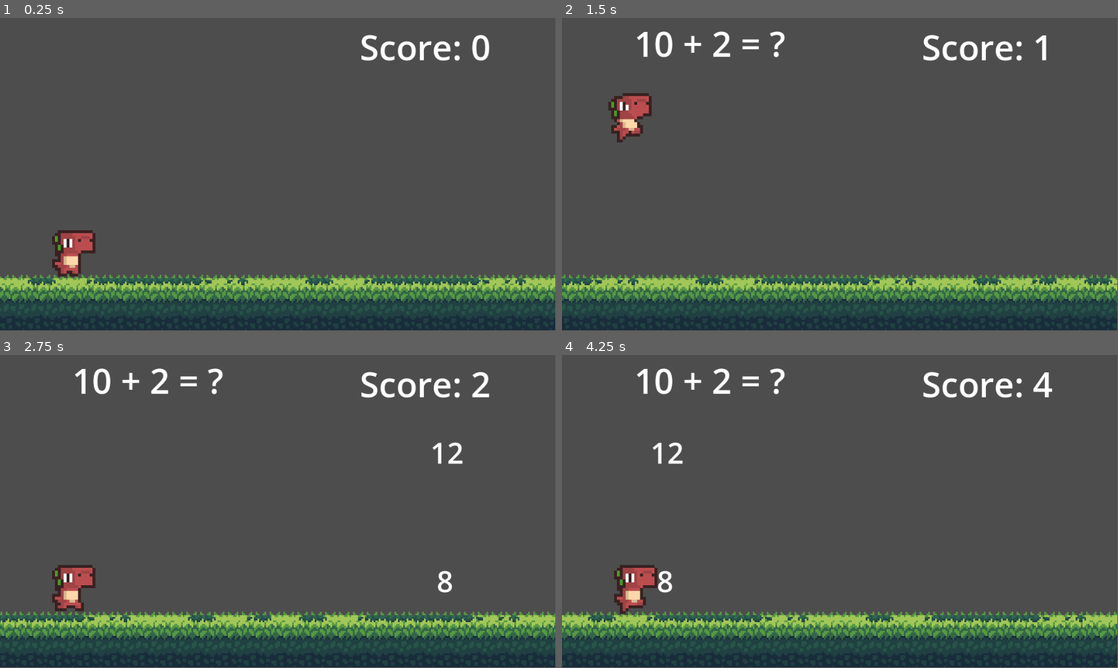
Above: before the commit, frames 1-4 (two rows, left to right).
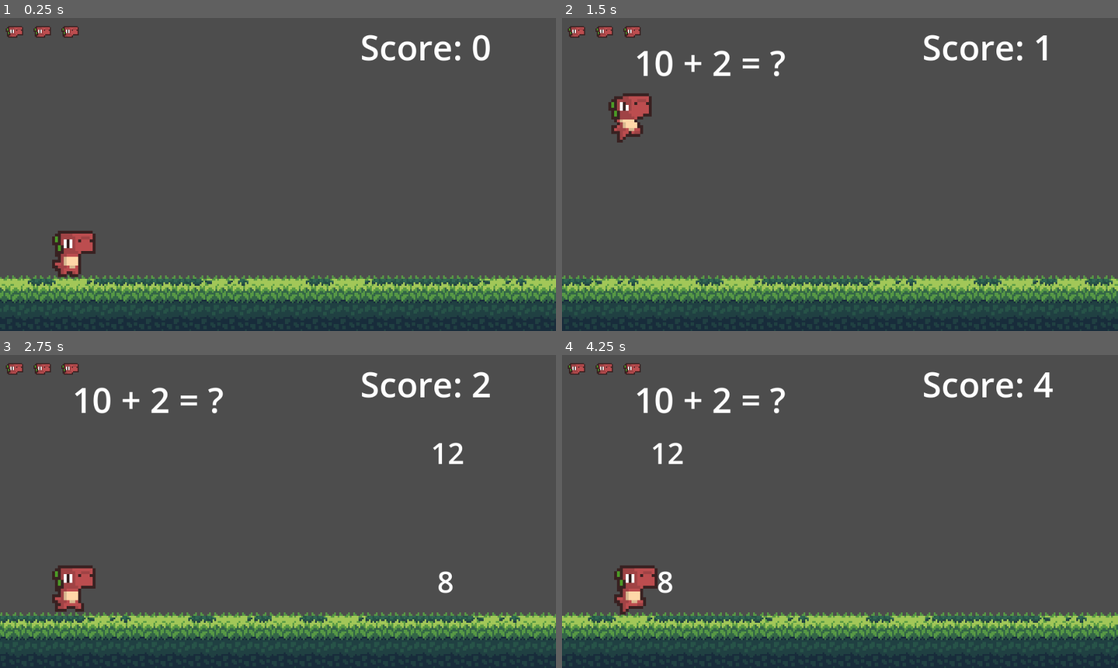
Above: after the commit, the same moments.

Repository: jacobfredsoee/mathrunner
Game: Godot game, scene res://scenes/main.tscn
Two runs of this game, one before a commit and one after it. Both use one fixed random seed, a clock stepped at 60 frames per second and the inputs below.
Inputs:
- Up to frame 1 (0.25 s): no input
- Up to frame 2 (1.5 s): tap Enter (ui_accept) at 0.5, 0.77 s
- Up to frame 3 (2.75 s): tap Enter (ui_accept) at 1.52 s
- Up to frame 4 (4.25 s): tap Enter (ui_accept) at 3.02, 3.77 s
In our replay, the window is 799x449 before the commit and 800x450 after it. These sizes can differ from the game's own. Grey fills any space a smaller window leaves; there, only what the larger window draws over its background counts as a difference.

The runs differ from the first frame. In frame 1, 3.2% of the frame differs, in the area x 0-100%, y 0-95%; in frame 2, 4.1%; in frame 3, 4.2%; in frame 4, 4.3%, in the area x 0-100%, y 0-94%.

Commit message:
Healthbar

Diff:
--- a/project.godot
+++ b/project.godot
@@ -13,12 +13,12 @@
 config/name="MathRunner"
 run/main_scene="res://scenes/main.tscn"
 config/features=PackedStringArray("4.3", "GL Compatibility")
-config/icon="res://icon.svg"
 
 [display]
 
 window/size/viewport_width=960
 window/size/viewport_height=540
+window/stretch/mode="viewport"
 window/stretch/scale_mode="integer"
 
 [rendering]
--- /dev/null
+++ b/scenes/healthbar.tscn
@@ -0,0 +1,6 @@
+[gd_scene load_steps=2 format=3 uid="uid://c07fyy1eyw2vr"]
+
+[ext_resource type="Script" path="res://scripts/healthbar.gd" id="1_tmg8s"]
+
+[node name="Healthbar" type="Node"]
+script = ExtResource("1_tmg8s")
--- a/scenes/hud.gd
+++ /dev/null
@@ -1,7 +0,0 @@
-extends CanvasLayer
-
-func set_formular(formular: String):
-	$Formular.text = formular
-
-func set_score(score: int):
-	$Score.text = str("Score: ", score)
--- a/scenes/hud.tscn
+++ b/scenes/hud.tscn
@@ -1,7 +1,7 @@
 [gd_scene load_steps=3 format=3 uid="uid://wyouvx8xxjb2"]
 
-[ext_resource type="Script" path="res://scenes/hud.gd" id="1_6orqn"]
-[ext_resource type="Texture2D" uid="uid://cnv0p840b8wqu" path="res://assets/images/life.png" id="2_raljj"]
+[ext_resource type="Script" path="res://scripts/hud.gd" id="1_6orqn"]
+[ext_resource type="PackedScene" uid="uid://c07fyy1eyw2vr" path="res://scenes/healthbar.tscn" id="2_m2yp0"]
 
 [node name="HUD" type="CanvasLayer"]
 script = ExtResource("1_6orqn")
@@ -14,23 +14,28 @@
 theme_override_font_sizes/font_size = 60
 text = "Score: 0"
 
-[node name="ThreeLife" type="Sprite2D" parent="."]
-visible = false
-texture = ExtResource("2_raljj")
-centered = false
-region_enabled = true
-region_rect = Rect2(144, 0, 72, 24)
+[node name="Healthbar" parent="." instance=ExtResource("2_m2yp0")]
 
-[node name="TwoLife" type="Sprite2D" parent="."]
-visible = false
-texture = ExtResource("2_raljj")
-centered = false
-region_enabled = true
-region_rect = Rect2(72, 0, 72, 24)
+[node name="GameOverScreen" type="Control" parent="."]
+layout_mode = 3
+anchors_preset = 0
+offset_right = 960.0
+offset_bottom = 540.0
 
-[node name="OneLife" type="Sprite2D" parent="."]
-visible = false
-texture = ExtResource("2_raljj")
-centered = false
-region_enabled = true
-region_rect = Rect2(0, 0, 72, 24)
+[node name="Overlay" type="ColorRect" parent="GameOverScreen"]
+layout_mode = 0
+offset_right = 960.0
+offset_bottom = 540.0
+color = Color(0, 0, 0, 0.156863)
+
+[node name="GameOverLabel" type="Label" parent="GameOverScreen"]
+layout_mode = 1
+anchors_preset = 15
+anchor_right = 1.0
+anchor_bottom = 1.0
+grow_horizontal = 2
+grow_vertical = 2
+theme_override_font_sizes/font_size = 80
+text = "Game Over!"
+horizontal_alignment = 1
+vertical_alignment = 1
--- /dev/null
+++ b/scenes/life.tscn
@@ -0,0 +1,21 @@
+[gd_scene load_steps=3 format=3 uid="uid://bliaqtqbk8g4g"]
+
+[ext_resource type="Script" path="res://scripts/life.gd" id="1_e51jr"]
+[ext_resource type="Texture2D" uid="uid://cnv0p840b8wqu" path="res://assets/images/life.png" id="2_ssrab"]
+
+[node name="Life" type="Control"]
+layout_mode = 3
+anchors_preset = 0
+script = ExtResource("1_e51jr")
+
+[node name="Full" type="Sprite2D" parent="."]
+texture = ExtResource("2_ssrab")
+centered = false
+region_enabled = true
+region_rect = Rect2(0, 0, 24, 24)
+
+[node name="Used" type="Sprite2D" parent="."]
+texture = ExtResource("2_ssrab")
+centered = false
+region_enabled = true
+region_rect = Rect2(24, 0, 24, 24)
--- a/scenes/main.tscn
+++ b/scenes/main.tscn
@@ -1,6 +1,6 @@
 [gd_scene load_steps=7 format=3 uid="uid://bxyejr3tg6v2o"]
 
-[ext_resource type="Script" path="res://scenes/main.gd" id="1_cuv8j"]
+[ext_resource type="Script" path="res://scripts/main.gd" id="1_cuv8j"]
 [ext_resource type="PackedScene" uid="uid://dfd412rmboi3n" path="res://scenes/ground.tscn" id="1_hghlg"]
 [ext_resource type="PackedScene" uid="uid://de46ou468sl6h" path="res://scenes/player.tscn" id="2_wwfxu"]
 [ext_resource type="PackedScene" uid="uid://wyouvx8xxjb2" path="res://scenes/hud.tscn" id="4_rrf1u"]
--- a/scenes/player.tscn
+++ b/scenes/player.tscn
@@ -1,6 +1,6 @@
 [gd_scene load_steps=17 format=3 uid="uid://de46ou468sl6h"]
 
-[ext_resource type="Script" path="res://scenes/player.gd" id="1_gbc0b"]
+[ext_resource type="Script" path="res://scripts/player.gd" id="1_gbc0b"]
 [ext_resource type="Texture2D" uid="uid://sdxgc5i8ykx7" path="res://assets/images/mort.png" id="1_hgl8b"]
 [ext_resource type="AudioStream" uid="uid://bjy4jwl6bp23w" path="res://assets/sounds/jump.wav" id="2_dik04"]
 
--- a/scenes/problem.tscn
+++ b/scenes/problem.tscn
@@ -1,6 +1,6 @@
 [gd_scene load_steps=3 format=3 uid="uid://kkegnotge2qq"]
 
-[ext_resource type="Script" path="res://scenes/problem.gd" id="1_ljihx"]
+[ext_resource type="Script" path="res://scripts/problem.gd" id="1_ljihx"]
 
 [sub_resource type="RectangleShape2D" id="RectangleShape2D_0s8tw"]
 size = Vector2(55, 128)
@@ -46,10 +46,10 @@
 horizontal_alignment = 1
 
 [node name="Formular" type="Label" parent="."]
-offset_left = 56.0
-offset_top = 2.0
-offset_right = 283.0
-offset_bottom = 85.0
+offset_left = 57.0
+offset_top = 35.0
+offset_right = 284.0
+offset_bottom = 118.0
 theme_override_font_sizes/font_size = 60
 text = "7 + 7 = ?"
 horizontal_alignment = 1
--- /dev/null
+++ b/scripts/healthbar.gd
@@ -0,0 +1,31 @@
+extends Node
+
+const LIFE_SIZE = Vector2(24, 24)
+var life_scene = preload("res://scenes/life.tscn")
+
+var life_count = 0
+
+func initialize_lives(n_life: int):
+	life_count = n_life
+
+	# Scale factor (e.g., 2x)
+	var scale_factor = Vector2(2, 2)
+
+	# Create and position the life instances
+	for i in range(life_count):
+		var life = life_scene.instantiate()
+		life.scale = scale_factor
+		life.position = Vector2(i * LIFE_SIZE.x * scale_factor.x, 0)
+		add_child(life)
+
+func loose_life():
+	life_count -= 1
+
+	# Loop through all life instances
+	for i in get_child_count():
+		var life = get_child(i)
+		# Set life as used if its index is >= current life count
+		if i >= life_count:
+			life.show_used_life()
+		else:
+			life.show_full_life()
--- /dev/null
+++ b/scripts/hud.gd
@@ -0,0 +1,21 @@
+extends CanvasLayer
+
+@onready var healthbar = $Healthbar
+
+func _ready() -> void:
+	$GameOverScreen.visible = false
+
+func set_formular(formular: String):
+	$Formular.text = formular
+
+func set_score(score: int):
+	$Score.text = str("Score: ", score)
+
+func loose_life():
+	healthbar.loose_life()
+
+func initialize_lives(n_lives: int) -> void:
+	$Healthbar.initialize_lives(n_lives)
+
+func show_game_over():
+	$GameOverScreen.visible = true
--- /dev/null
+++ b/scripts/life.gd
@@ -0,0 +1,26 @@
+extends Node
+
+
+# Constructor
+func _init(show_full: bool = true) -> void:
+	self.show_full_on_ready = show_full  # Store the initial state for use in _ready()
+
+var show_full_on_ready: bool = true
+
+func _ready():
+	if show_full_on_ready:
+		show_full_life()
+	else:
+		show_used_life()
+
+func toggle_life():
+	$Full.visible = !$Full.visible
+	$Used.visible = !$Used.visible
+
+func show_full_life():
+	$Full.visible = true
+	$Used.visible = false
+
+func show_used_life():
+	$Full.visible = false
+	$Used.visible = true
--- a/scenes/main.gd
+++ b/scripts/main.gd
@@ -5,13 +5,14 @@
 const ACCELERATION = 5.0 # Speed increase per second
 const SCORE_PER_SECOND = 1.0
 const SPEED_MULTIPLIER_STEP = 100.0 # Every 100 speed increase adds 1x to multiplier
+const INITIAL_LIVES = 3
 
 var game_running: bool = false
 var last_ground_x: float = 0.0
 var ground_width: float
 var current_speed: float
 var score: float = 0.0
-
+var lives: int = INITIAL_LIVES
 var problems := []
 
 var problem_screen = preload("res://scenes/problem.tscn")
@@ -22,6 +23,9 @@
 	ground_width = $Ground/Sprite2D.texture.get_width()
 
 	last_ground_x = $Ground.position.x
+
+	# Initialize HUD with lives
+	$HUD.initialize_lives(INITIAL_LIVES)
 
 func _process(delta: float) -> void:
 	if Input.is_action_just_pressed("ui_accept"):
@@ -51,6 +55,17 @@
 	else:
 		$Player/IncorrectSound.play()
 		score -= value
+		lives -= 1
+		$HUD.loose_life()
+		if lives <= 0:
+			$HUD.show_game_over()
+			# Free all existing problems from the scene
+			for problem in problems:
+				problem.queue_free()
+			problems.clear()
+			game_running = false
+			return
+
 
 func manage_score(delta: float):
 	var speed_multiplier = max(1.0, (current_speed - INITIAL_SPEED) / SPEED_MULTIPLIER_STEP + 1.0)
Binary file removed: assets/images/full_life.png
Not shown, removed: assets/images/full_life.png.import
Renamed: scenes/player.gd -> scripts/player.gd
Renamed: scenes/problem.gd -> scripts/problem.gd
